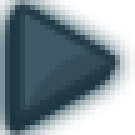
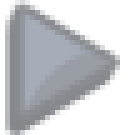
Layer changes from the first w=135, h=135 image to the second:
hid "RightArrowButtonHovered" over [5, 0, 120, 135]
added layer "RightArrowButtonDisabled" (50%) above "RightArrowButton" over [5, 0, 120, 135]
